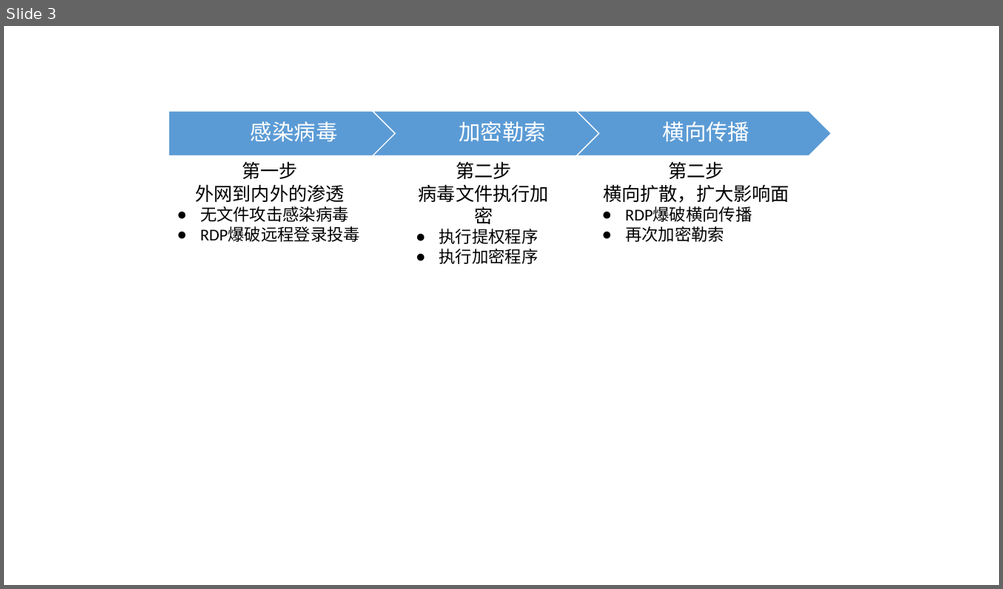
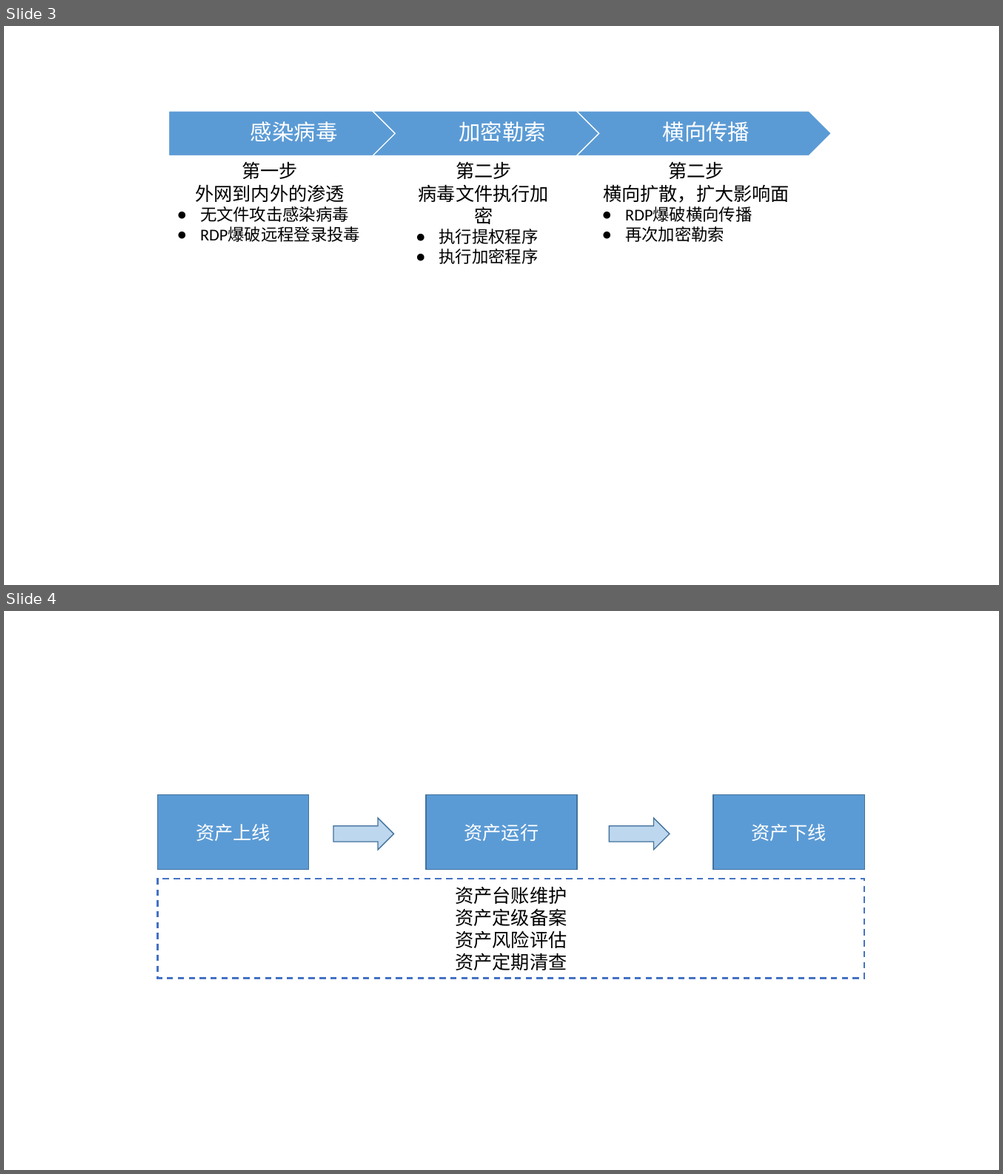
Before and after one commit to xiejava1018/xiejavaimagesrc, a slide deck: images/2023/画图.pptx. Shown one above the other, each under a label of ours: slide 3 before the commit, slides 3 and 4 after it. The pictures are 1003x589 and 1003x1174 pixels, drawn with LibreOffice and Linux fonts; fonts in the diff are those of the drawing. Boxes give left, top, right and bottom in pixels: in the first picture for what was removed or moved away, otherwise in the second. Text is boxed around its words. In the diff, an @@ line names an element or a change of style, - is before the commit and + after.

```diff
--- a/images/2023/画图.pptx
+++ b/images/2023/画图.pptx
@@ slide 4 added at box(4, 611, 999, 1170), background #FFFFFF @@
@@ rectangle added at box(158, 795, 309, 870), fill #5B9BD5, outline #43739E 1 pt, 18 pt, text #FFFFFF @@
+资产上线
@@ rectangle added at box(426, 795, 577, 870), fill #5B9BD5, outline #43739E 1 pt, 18 pt, text #FFFFFF @@
+资产运行
@@ rectangle added at box(713, 795, 865, 870), fill #5B9BD5, outline #43739E 1 pt, 18 pt, text #FFFFFF @@
+资产下线
@@ right arrow added at box(333, 818, 393, 851), fill #BDD7EE, outline #43739E 1 pt @@
@@ right arrow added at box(609, 818, 669, 851), fill #BDD7EE, outline #43739E 1 pt @@
@@ rectangle added at box(158, 880, 865, 979), fill #FFFFFF, outline #4472C4 1.5 pt dashed, 18 pt, text #000000 @@
+资产台账维护
+资产定级备案
+资产风险评估
+资产定期清查
```
Also in this commit, not shown: 3 other files.
